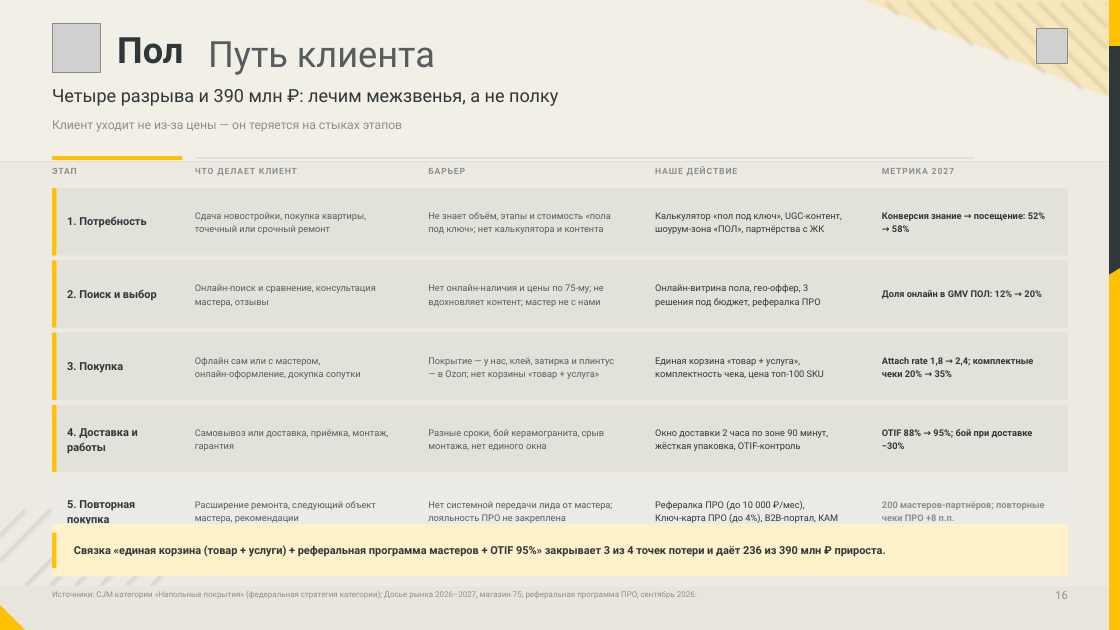
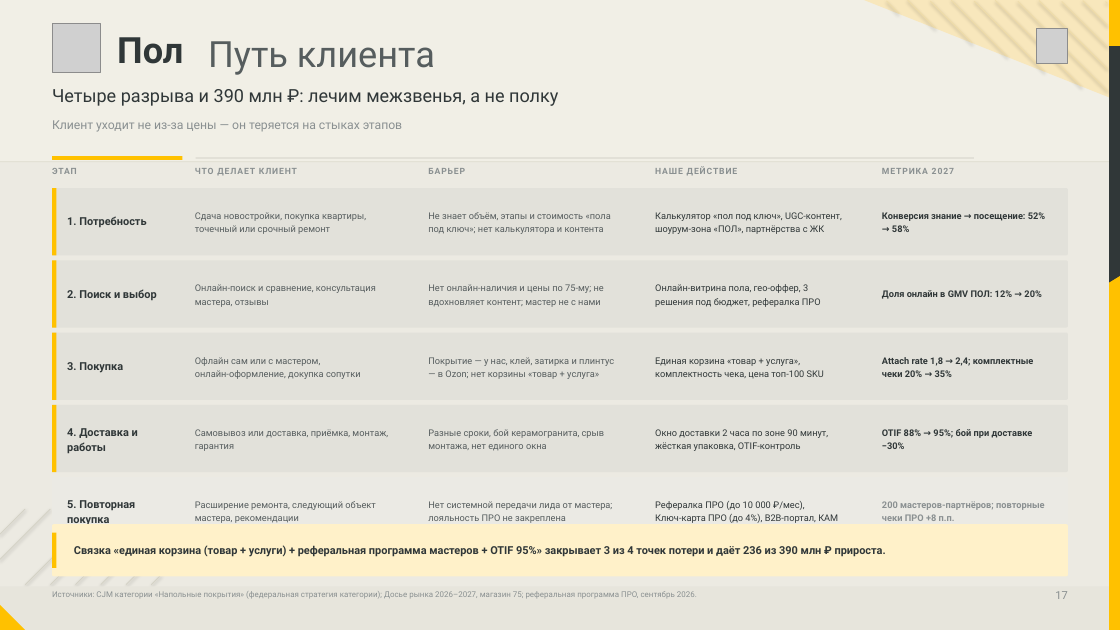
Before and after one commit to dmitrypalych44-ai/power-point, a slide deck: slide 17 of deliverables/deck.pptx (slide 16 before the commit). Drawn at 1120x630 pixels with LibreOffice and Linux fonts; fonts in the diff are those of the drawing; grey boxes stand for pictures. Boxes give left, top, right and bottom in pixels: in the first picture for what was removed or moved away, otherwise in the second. Text is boxed around its words. In the diff, an @@ line names an element or a change of style, - is before the commit and + after.

```diff
--- a/deliverables/deck.pptx
+++ b/deliverables/deck.pptx
@@ rectangle: place and size @@
-rectangle at <box>1109,46,1120,261</box>
+rectangle at <box>1109,46,1120,269</box>
@@ freeform shape: place and size @@
-freeform shape at <box>1109,261,1120,275</box>
+freeform shape at <box>1109,269,1120,282</box>
@@ text at <box>1055,591,1067,599</box>: text changed @@
-16
+17
```
Also in this commit, not shown: 38 other slides changed, 1 slide added, 51 other files.
